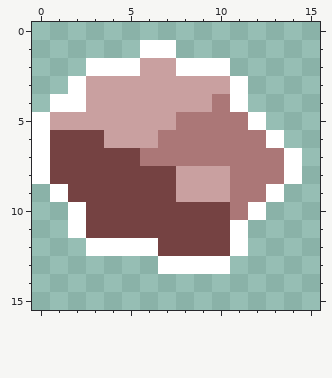
Two versions of one pixel-art sprite, assets/images/tiles/boulder.png. The first picture shows the starting point.
The file is 16x16 pixels.
Now the later version:
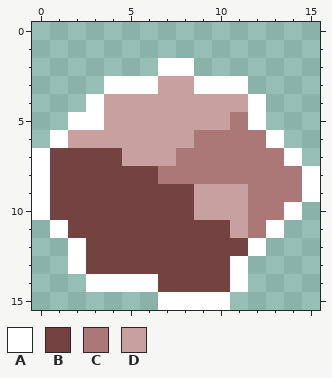
Palette (. is transparent): A #ffffff  B #754242  C #ab7777  D #c9a0a0
From old to new:
Colour A now appears in row 4 at x 12; in row 8 at x 15; in row 9 at x 0 and 15; in row 10 at x 0 and 14; in row 11 at x 1 and 13; in row 12 at x 2 and 12.
Colour A now appears in row 13 at x 2 and 11; in row 14 at x 3 to 6 and 11; in row 15 at x 7 to 10.
The author changed colour B to colour A in row 6 at x 1.
The author changed colour D to colour A in row 2 at x 7; in row 3 at x 4 to 6 and 9 to 10; in row 4 at x 3; in row 5 at x 2 to 3.
Colour B now appears in row 10 at x 1; in row 13 at x 3 to 6; in row 14 at x 7 to 10.
The author changed colour A to colour B in row 9 at x 1; in rows 10 to 11 at x 2; in row 12 at x 3 to 6 and 11; in row 13 at x 7 to 10.
The author changed colour D to colour B in row 9 at x 8.
Colour C now appears in row 9 at x 14; in row 10 at x 13; in row 11 at x 12.
The author changed colour A to colour C in row 8 at x 14; in row 9 at x 13; in row 10 at x 12.
The author changed colour B to colour C in row 8 at x 7.
The author changed colour D to colour C in row 8 at x 8 to 10.
The author changed colour A to colour D in row 4 at x 11; in row 11 at x 11.
The author changed colour B to colour D in row 6 at x 2 to 3; in row 7 at x 5; in row 10 at x 9 to 10.
The author changed colour C to colour D in row 4 at x 10; in row 5 at x 8 to 10; in row 6 at x 7 to 8; in row 7 at x 6 to 7; in rows 9 to 10 at x 11.
The author cleared colour A in row 1 at x 6 to 7; in row 2 at x 3 to 5 and 9 to 10; in row 3 at x 2; in row 4 at x 1 to 2; in rows 5 to 6 at x 0.
The author cleared colour D in row 2 at x 6; in row 3 at x 3; in row 5 at x 1.
Where, in picture pixels (left, top, right, bottom), the same in both pictures:
changed: (32, 40, 320, 310)
